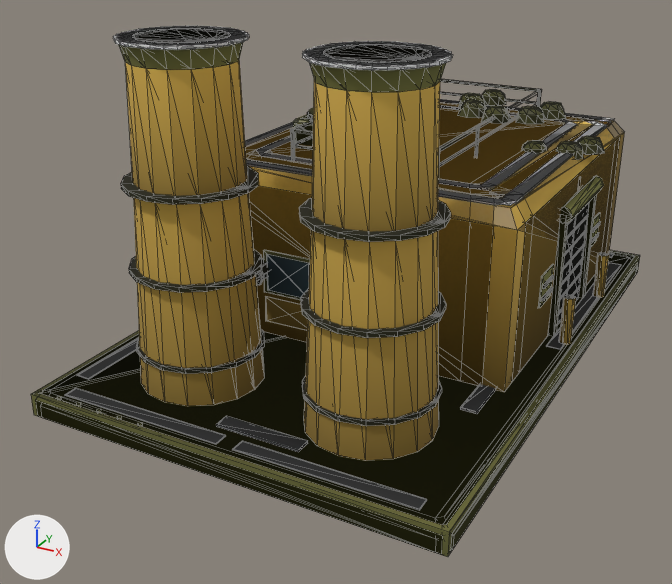
A saved change to the glTF model assets/set_v5/meridian_power_plant_damaged.glb.
Before and after are seen from a 50 mm lens placed at (7.15, -14.91, 8.09), pointed at (-0.42, -1.14, 1.21). The lights are fixed; the arrows at lower left show +X, +Y and +Z. The older version comes first. Mesh edges are drawn as thin lines. Vertices at exactly the same position are counted once.

Script lines for the objects in view, before the commit:
```python
me_mesh_0 = bpy.data.meshes.new('Mesh_0')
me_mesh_0.from_pydata(...)  # 1886 vertices, 2864 faces; spans x -3.7..3.7, y -5.6..5.6, z 0.0..6.05
# faces by material slot: [310, 1008, 262, 1140, 144]
me_mesh_0.materials.append(mat_paint)
me_mesh_0.materials.append(mat_paint2)
me_mesh_0.materials.append(mat_team)
me_mesh_0.materials.append(mat_metal)
me_mesh_0.materials.append(mat_accent)
# before: 365 (3.1, 2.6, 0.4), 375 (3.1, 0.8, 0.4), 1384 (3.13, 2.6, 0.4) at pixel (578, 297), 1385 (3.13, 0.8, 2.6), 1386 (3.13, 0.8, 0.4)
# before: 1387 (3.13, 2.6, 2.6), 1388 (3.1, 0.8, 2.6), 1389 (3.1, 2.6, 2.6)
me_mesh_1 = bpy.data.meshes.new('Mesh_1')
me_mesh_1.from_pydata(...)  # 486 vertices, 758 faces; spans x -3.7..3.7, y -5.6..5.6, z 0.0..6.05
# faces by material slot: [116, 372, 214, 56]
me_mesh_1.materials.append(mat_paint)
me_mesh_1.materials.append(mat_paint2)
me_mesh_1.materials.append(mat_team)
me_mesh_1.materials.append(mat_metal)
me_mesh_2 = bpy.data.meshes.new('Mesh_2')
me_mesh_2.from_pydata(...)  # 128 vertices, 143 faces; spans x -3.7..3.7, y -5.6..5.6, z 0.0..6.05
# faces by material slot: [57, 26, 52, 8]
me_mesh_2.materials.append(mat_paint)
me_mesh_2.materials.append(mat_paint2)
me_mesh_2.materials.append(mat_team)
me_mesh_2.materials.append(mat_metal)
ob_body = bpy.data.objects.new('body', me_mesh_0)
ob_body.parent = ob_meridian_power_plant_damaged_lod0
ob_body.location = (0.0, 0.0, 0.0)
ob_body_001 = bpy.data.objects.new('body.001', me_mesh_1)
ob_body_001.parent = ob_meridian_power_plant_damaged_lod1
ob_body_001.location = (0.0, 0.0, 0.0)
ob_body_002 = bpy.data.objects.new('body.002', me_mesh_2)
ob_body_002.parent = ob_meridian_power_plant_damaged_lod2
ob_body_002.location = (0.0, 0.0, 0.0)
```
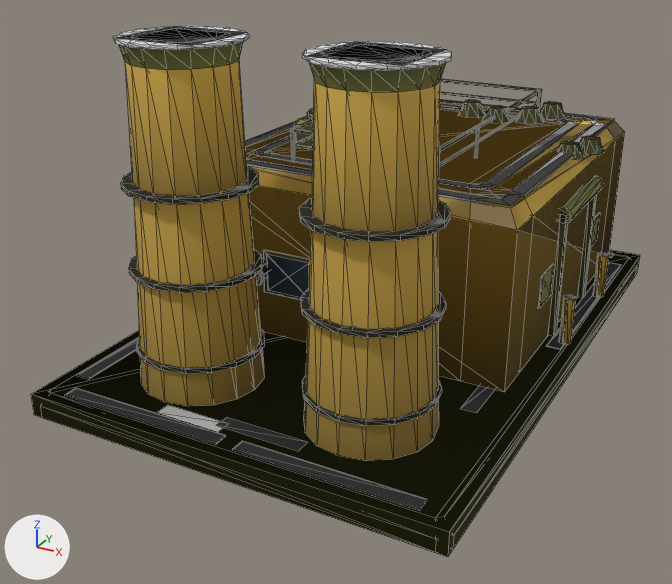
Location of each change, (x1, y1, x2, y2) in pixels of the pictures (672 x 584 px; the box of a moved part takes in the faces that stretch with it):
'body', reshaped
    before: (38, 26, 637, 551)
    after: (40, 26, 637, 551)
'body.001', reshaped
    before: (35, 26, 639, 555)
    after: (31, 26, 640, 557)
part 1 of me_mesh_0, deleted
    before: (38, 89, 601, 427)
part 2 of me_mesh_0, deleted
    before: (558, 202, 590, 324)
part 3 of me_mesh_0, cut back
    both: (458, 102, 566, 124)
part 4 of me_mesh_0, recoloured
    before: (77, 26, 608, 510)
    after: (65, 26, 608, 510)
part 5 of me_mesh_1, moved or reshaped
    before: (460, 384, 496, 414)
    after: (31, 250, 640, 557)
part 6 of me_mesh_1, rebuilt (16% shorter)
    before: (116, 26, 248, 50)
    after: (121, 26, 247, 46)
part 7 of me_mesh_1, rebuilt (17% shorter)
    before: (303, 41, 453, 70)
    after: (305, 42, 447, 66)
part 8 of me_mesh_1, rebuilt
    before: (216, 416, 308, 452)
    after: (218, 417, 307, 451)
part 9 of me_mesh_1, deleted (mostly hidden)
    before: (293, 115, 571, 224)
part 10 of me_mesh_1, cut back
    before: (35, 100, 639, 555)
    after: (157, 100, 625, 432)
'body.002', unchanged, covered by the edit
    before: (31, 26, 640, 557)
    after: (77, 186, 620, 392)

The change in detail:
me_mesh_0 is used by ob_body; parent ob_meridian_power_plant_damaged_lod0; location (0.0, 0.0, 0.0).
Verts and faces of me_mesh_0; kept vertices keep their numbers, new ones are numbered from 1886.
me_mesh_0 had 1886 vertices, 2864 faces and spanned x -3.7..3.7, y -5.6..5.6, z 0.0..6.05.
me_mesh_0 now has 1448 vertices, 2214 faces and spans x -3.7..3.7, y -5.6..5.6, z 0.0..6.05.
me_mesh_0 part 1: 40 loose pieces with 400 vertices, spanning x -3.63..3.17, y -5.53..5.53, z 0.4..4.24, are deleted.
Part 2, on me_mesh_0:
Vertices deleted: 1384 to 1389 (with the faces that use them).
Part 3, on me_mesh_0:
32 vertices are removed from x 0.58..2.42, y 1.61..2.9, z 4.15.
128 faces are deleted.
64 new faces join them, mat_paint2.
me_mesh_0 part 4: 985 kept faces spanning x -3.52..3.56, y -5.6..5.6, z 0.22..6.05 get new vertex colours; the middle colour goes from yellow #c3ba65 to yellow #c2bb65.
me_mesh_1 is used by ob_body_001; parent ob_meridian_power_plant_damaged_lod1; location (0.0, 0.0, 0.0).
me_mesh_1 had 486 vertices, 758 faces and spanned x -3.7..3.7, y -5.6..5.6, z 0.0..6.05.
me_mesh_1 now has 164 vertices, 189 faces and spans x -3.7..3.7, y -5.6..5.6, z 0.0..6.05.
me_mesh_1 part 5: the loose piece of 8 vertices spanning x 2.67..2.95, y -2.66..-0.98, z 0.4..0.44 is scaled about its middle by (26.4, 6.67, 10), then moved by (-2.81, 1.82, -0.22), in mat_paint2.
me_mesh_1 part 6: the loose piece of 24 vertices spanning x -2.51..-0.69, y -4.61..-2.79, z 6.0..6.05 is rebuilt with 8 vertices and now spans x -2.3..-0.9, y -4.4..-3.0, z 6.05.
me_mesh_1 part 7: the loose piece of 24 vertices spanning x 0.69..2.51, y -4.61..-2.79, z 6.0..6.05 is rebuilt with 8 vertices and now spans x 0.9..2.3, y -4.4..-3.0, z 6.05.
me_mesh_1 part 8: the loose piece of 8 vertices spanning x -0.44..1.04, y -4.95..-4.67, z 0.4..0.44 is rebuilt with 4 vertices and now spans x -0.44..1.04, y -4.95..-4.67, z 0.42.
me_mesh_1 part 9: 9 loose pieces with 166 vertices, spanning x -2.0..3.32, y -2.7..5.3, z 0.4..4.0, are deleted.
me_mesh_1 part 10: 156 vertices removed from x -3.7..3.7, y -5.6..5.6, z 0.0..6.0; 36 vertices added at x -3.28..3.1, y -5.1..5.2, z 0.4..3.54.
